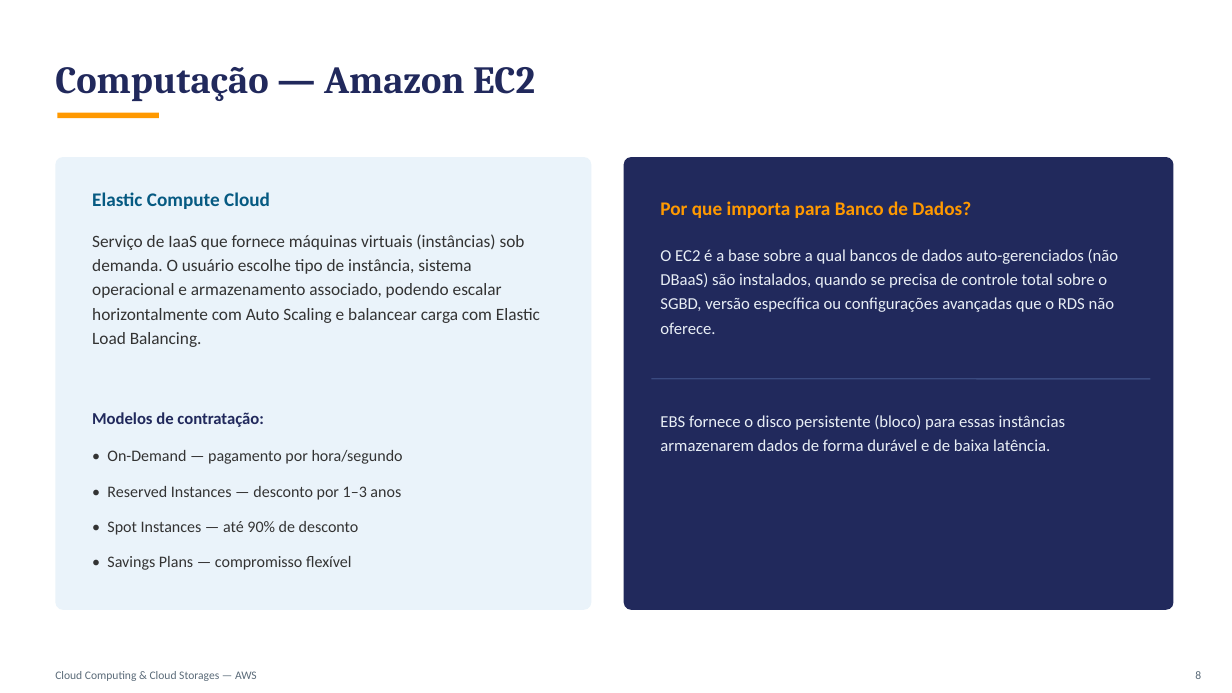
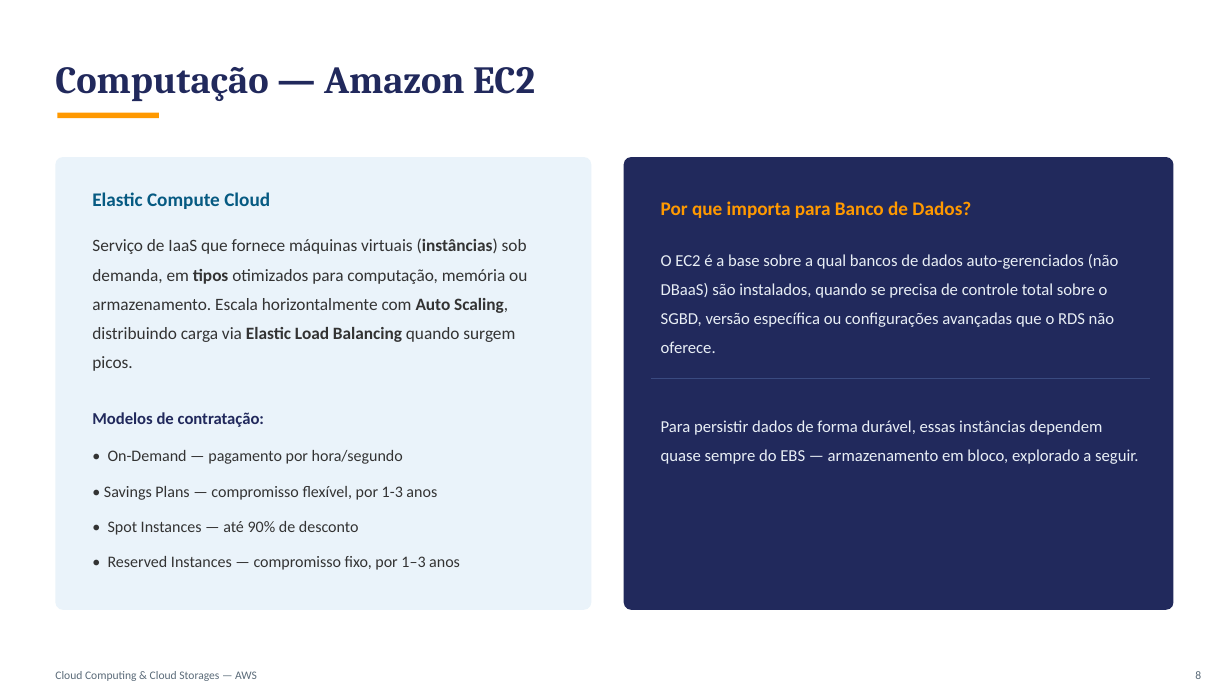
Before and after one commit to guilherme-hu/Trabalho-CBD, a slide deck: slide 8 of Cloud Computing & Cloud Storages/Cloud_Computing_AWS_Slides.pptx. Drawn at 1232x693 pixels with LibreOffice and Linux fonts; fonts in the diff are those of the drawing. Boxes give left, top, right and bottom in pixels: in the first picture for what was removed or moved away, otherwise in the second. Text is boxed around its words. In the diff, an @@ line names an element or a change of style, - is before the commit and + after.

```diff
--- a/Cloud Computing & Cloud Storages/Cloud_Computing_AWS_Slides.pptx
+++ b/Cloud Computing & Cloud Storages/Cloud_Computing_AWS_Slides.pptx
@@ text at (92, 238, 527, 371): text changed @@
-Serviço de IaaS que fornece máquinas virtuais (instâncias) sob demanda. O usuário escolhe tipo de instância, sistema operacional e armazenamento associado, podendo escalar horizontalmente com Auto Scaling e balancear carga com Elastic Load Balancing.
+Serviço de IaaS que fornece máquinas virtuais (instâncias) sob demanda, em tipos otimizados para computação, memória ou armazenamento. Escala horizontalmente com Auto Scaling, distribuindo carga via Elastic Load Balancing quando surgem picos.
@@ text "O EC2 é a base ..." at (661, 254, 1119, 353): line spacing 19pt to 1.46 @@
@@ text at (661, 420, 1139, 464): text changed @@
-EBS fornece o disco persistente (bloco) para essas instâncias armazenarem dados de forma durável e de baixa latência.
+Para persistir dados de forma durável, essas instâncias dependem quase sempre do EBS — armazenamento em bloco, explorado a seguir.
@@ text at (104, 486, 437, 500): text changed @@
-• Savings Plans — compromisso flexível
+• Savings Plans — compromisso flexível, por 1-3 anos
@@ text at (108, 556, 460, 570): text changed @@
-• Reserved Instances — desconto por 1–3 anos
+• Reserved Instances — compromisso fixo, por 1–3 anos
```
Also in this commit, not shown: 7 other slides changed, 4 slides added, 2 slides removed.
